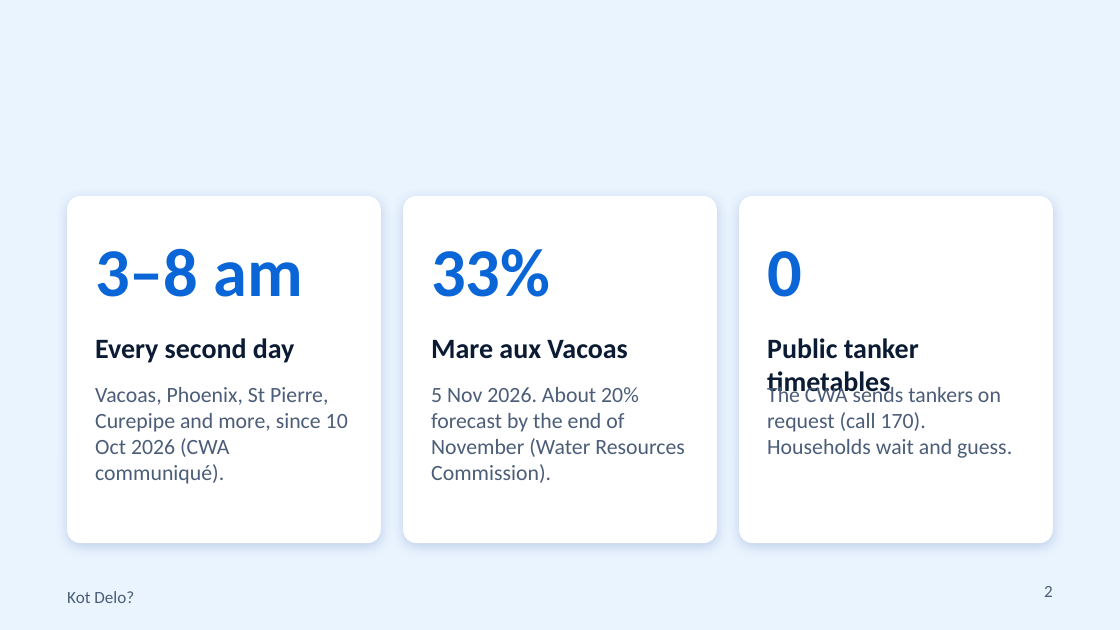
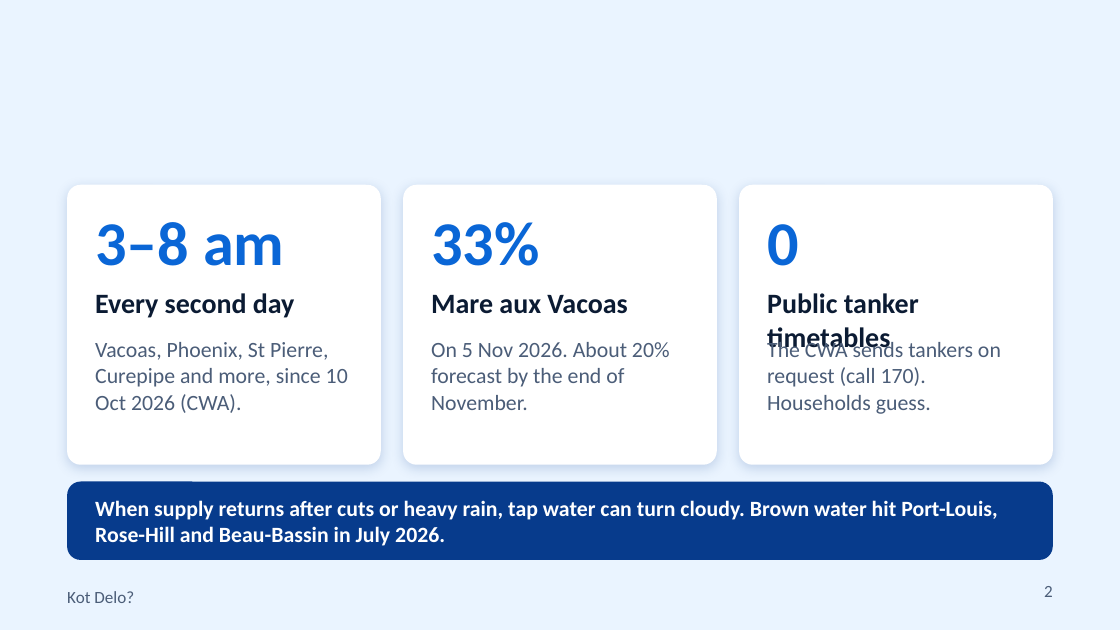
Before and after one commit to TusharDwarka/hackathon-mdx-2026, a slide deck: slide 2 of team/p4-ai/slides/kot-delo-pitch.pptx. Drawn at 1120x630 pixels with LibreOffice and Linux fonts; fonts in the diff are those of the drawing. Boxes give left, top, right and bottom in pixels: in the first picture for what was removed or moved away, otherwise in the second. Text is boxed around its words. In the diff, an @@ line names an element or a change of style, - is before the commit and + after.

```diff
--- a/team/p4-ai/slides/kot-delo-pitch.pptx
+++ b/team/p4-ai/slides/kot-delo-pitch.pptx
@@ rounded rectangle: place and size @@
-rounded rectangle at bbox=[67, 196, 381, 543]
+rounded rectangle at bbox=[67, 185, 381, 465]
@@ text "3–8 am": place and size @@
-text "3–8 am" at bbox=[95, 248, 303, 297]
+text "3–8 am" at bbox=[95, 222, 284, 266]
@@ rounded rectangle: place and size @@
-rounded rectangle at bbox=[403, 196, 717, 543]
+rounded rectangle at bbox=[403, 185, 717, 465]
@@ text "33%": place and size @@
-text "33%" at bbox=[431, 249, 550, 297]
+text "33%" at bbox=[431, 222, 539, 266]
@@ proportions changed in 3 elements at bbox=[67, 185, 381, 465], bbox=[403, 185, 717, 465], bbox=[739, 185, 1053, 465] @@
@@ rounded rectangle: place and size @@
-rounded rectangle at bbox=[739, 196, 1053, 543]
+rounded rectangle at bbox=[739, 185, 1053, 465]
@@ size 44 to 40 pt in 3 elements at bbox=[95, 222, 284, 266], bbox=[431, 222, 539, 266], bbox=[767, 224, 798, 266] @@
@@ text "0": place and size @@
-text "0" at bbox=[767, 251, 802, 297]
+text "0" at bbox=[767, 224, 798, 266]
@@ 3 texts: place and size @@
-3 texts at bbox=[95, 338, 919, 398]
+3 texts at bbox=[95, 293, 919, 353]
@@ text at bbox=[95, 342, 348, 413]: text changed @@
-Vacoas, Phoenix, St Pierre, Curepipe and more, since 10 Oct 2026 (CWA communiqué).
+Vacoas, Phoenix, St Pierre, Curepipe and more, since 10 Oct 2026 (CWA).
@@ text at bbox=[431, 342, 670, 410]: text changed @@
-5 Nov 2026. About 20% forecast by the end of November (Water Resources Commission).
+On 5 Nov 2026. About 20% forecast by the end of November.
@@ text at bbox=[767, 339, 1001, 414]: text changed @@
-The CWA sends tankers on request (call 170). Households wait and guess.
+The CWA sends tankers on request (call 170). Households guess.
@@ rounded rectangle added at bbox=[67, 482, 1053, 560], fill #073B8C @@
@@ text added at bbox=[95, 500, 997, 546], 14 pt, text #FFFFFF, bold @@
+When supply returns after cuts or heavy rain, tap water can turn cloudy. Brown water hit Port-Louis, Rose-Hill and Beau-Bassin in July 2026.
```
Also in this commit, not shown: 3 other slides changed, 1 slide added, 1 slide removed.
